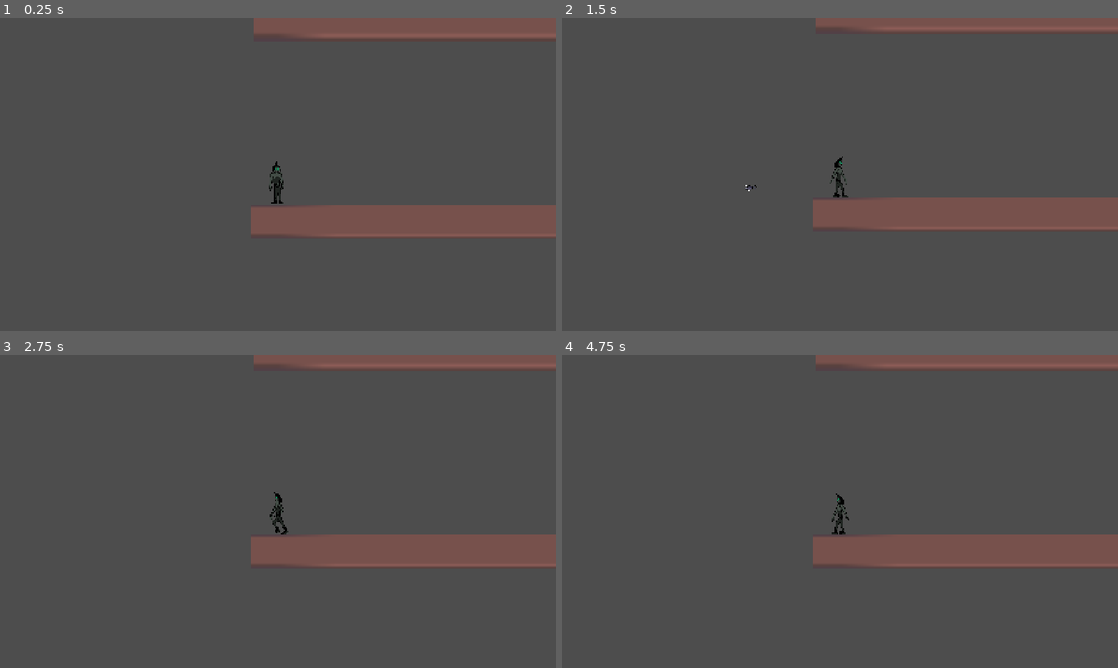
Above: before the commit, frames 1-4 (two rows, left to right).
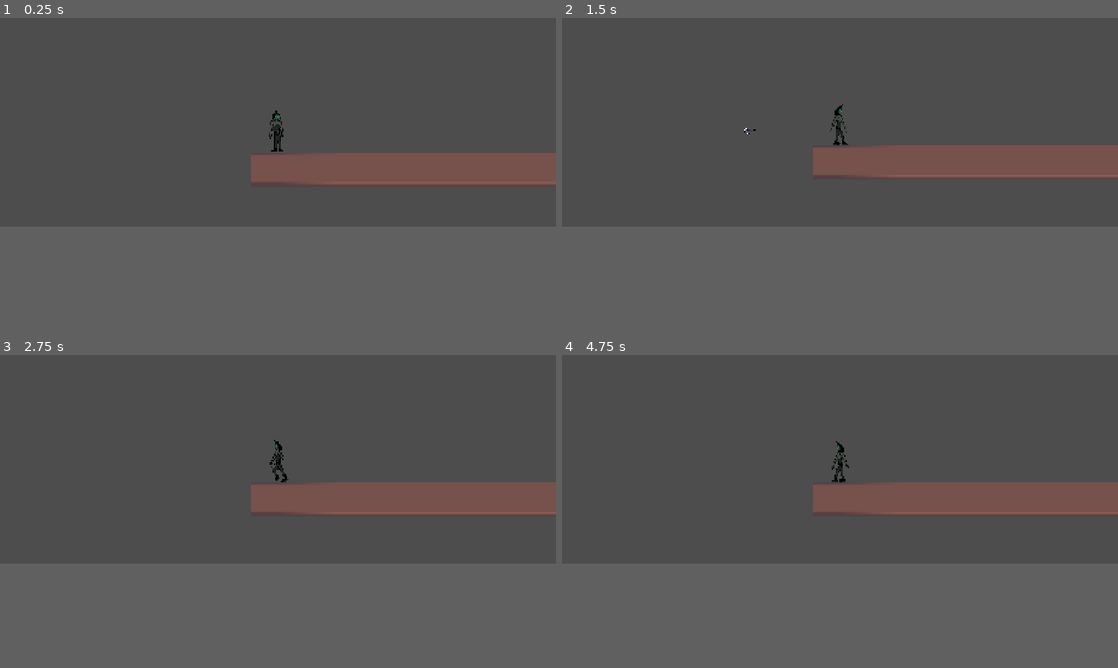
Above: after the commit, the same moments.

Repository: ParkHyun122/PlatformerGameJam2
Game: Godot game, scene res://test.tscn
Same seed, same stepped clock (60 frames per second), same inputs: the game is played once before the commit and once after it.
Inputs (mouse positions are in pixels of both pictures, inside the frame that each line leads up to):
- Up to frame 1 (0.25 s): no input
- Up to frame 2 (1.5 s): move the mouse to (962, 158) at 0.52 s; hold S (crouch) 0.53-1.28 s; hold D (right) from 0.53 s (still down); tap W (jump) at 0.77 s; tap Enter at 1.25 s; move the mouse to (728, 190) at 1.27 s; click (728, 190) at 1.35 s
- Up to frame 3 (2.75 s): tap W (jump) at 1.52 s; move the mouse to (333, 442) at 2.02 s; release D (right) at 2.03 s; hold A (left) from 2.03 s (still down); hold Space (wall_cling) from 2.03 s (still down)
- Up to frame 4 (4.75 s): move the mouse to (812, 574) at 2.77 s; release A (left) at 2.78 s; release Space (wall_cling) at 2.78 s; hold D (right) 2.78-4.28 s; tap S (crouch) at 2.85 s; tap W (jump) at 3.02, 3.77, 4.52 s; move the mouse to (1006, 558) at 3.52 s; click (1006, 558) at 3.6 s; tap Space (wall_cling) at 4.25, 4.35 s; move the mouse to (673, 464) at 4.27 s; hold A (left) from 4.28 s (still down)
In our replay, the window is 800x450 before the commit and 800x300 after it. These sizes can differ from the game's own. Grey fills any space a smaller window leaves; there, only what the larger window draws over its background counts as a difference.

The runs differ from the first frame. In frame 1, 15% of the frame differs, in the area x 45-100%, y 0-71%; in frame 2, 14%; in frame 3, 14%; in frame 4, 14%.
Error after the commit: Invalid call. Nonexistent function 'add_child' in base 'SceneTree'. (res://Scripts/Player/kunai.gd:25)

Commit message:
particles added

Diff:
--- /dev/null
+++ b/Scenes/Globals/particles.gd
@@ -0,0 +1,11 @@
+extends Node2D
+
+
+# Called when the node enters the scene tree for the first time.
+func _ready() -> void:
+	pass # Replace with function body.
+
+
+# Called every frame. 'delta' is the elapsed time since the previous frame.
+func _process(delta: float) -> void:
+	pass
--- /dev/null
+++ b/Scenes/Globals/particles.tscn
@@ -0,0 +1,72 @@
+[gd_scene format=3 uid="uid://f3tq1bt13gmw"]
+
+[ext_resource type="Texture2D" uid="uid://32igl6ypupl" path="res://Assets/spritesheets/player/smoke.png" id="1_3fhpi"]
+[ext_resource type="Script" uid="uid://bms0ufrh80x28" path="res://Scenes/Globals/particles.gd" id="1_bmndv"]
+[ext_resource type="Texture2D" uid="uid://4v6tndc0eykd" path="res://Assets/spritesheets/player/zip_flash.png" id="1_rc2pg"]
+
+[sub_resource type="Animation" id="Animation_kjsi8"]
+length = 0.001
+tracks/0/type = "value"
+tracks/0/imported = false
+tracks/0/enabled = true
+tracks/0/path = NodePath(".:frame")
+tracks/0/interp = 1
+tracks/0/loop_wrap = true
+tracks/0/keys = {
+"times": PackedFloat32Array(0),
+"transitions": PackedFloat32Array(1),
+"update": 1,
+"values": [0]
+}
+
+[sub_resource type="Animation" id="Animation_e0sk8"]
+resource_name = "idle"
+length = 0.5
+step = 0.025
+tracks/0/type = "value"
+tracks/0/imported = false
+tracks/0/enabled = true
+tracks/0/path = NodePath(".:frame")
+tracks/0/interp = 1
+tracks/0/loop_wrap = true
+tracks/0/keys = {
+"times": PackedFloat32Array(0, 0.05, 0.15, 0.3),
+"transitions": PackedFloat32Array(1, 1, 1, 1),
+"update": 1,
+"values": [0, 1, 2, 3]
+}
+
+[sub_resource type="AnimationLibrary" id="AnimationLibrary_o1g5i"]
+_data = {
+&"RESET": SubResource("Animation_kjsi8"),
+&"idle": SubResource("Animation_e0sk8")
+}
+
+[node name="Particles" type="Node2D" unique_id=1516214655]
+script = ExtResource("1_bmndv")
+
+[node name="kunai_wall" type="Node2D" parent="." unique_id=1276873069]
+
+[node name="AnimationPlayer" type="AnimationPlayer" parent="kunai_wall" unique_id=2130103978]
+root_node = NodePath("../Sprite2D")
+libraries/ = SubResource("AnimationLibrary_o1g5i")
+autoplay = &"idle"
+
+[node name="Sprite2D" type="Sprite2D" parent="kunai_wall" unique_id=988231470]
+texture_filter = 1
+texture = ExtResource("1_rc2pg")
+hframes = 2
+vframes = 2
+
+[node name="smoke" type="Node2D" parent="." unique_id=99365071]
+
+[node name="AnimationPlayer" type="AnimationPlayer" parent="smoke" unique_id=850691943]
+root_node = NodePath("../Sprite2D")
+libraries/ = SubResource("AnimationLibrary_o1g5i")
+autoplay = &"idle"
+
+[node name="Sprite2D" type="Sprite2D" parent="smoke" unique_id=1211123003]
+texture_filter = 1
+texture = ExtResource("1_3fhpi")
+hframes = 3
+vframes = 2
--- a/Scripts/Player/kunai.gd
+++ b/Scripts/Player/kunai.gd
@@ -18,4 +18,9 @@
 	move_and_slide()
 
 	if get_slide_collision_count() > 0:
-		queue_free()
+		kunai_remove()
+
+
+func kunai_remove():
+	get_tree().add_child()
+	queue_free()
--- a/project.godot
+++ b/project.godot
@@ -18,7 +18,7 @@
 [display]
 
 window/size/viewport_width=1440
-window/size/viewport_height=810
+window/size/viewport_height=540
 window/size/window_width_override=1920
 window/size/window_height_override=1080
 window/stretch/mode="canvas_items"
Binary file added: Assets/spritesheets/player/smoke.png
Not shown, added: Assets/spritesheets/player/smoke.png.import
Binary file added: Assets/spritesheets/player/zip_flash.png
Not shown, added: Assets/spritesheets/player/zip_flash.png.import
Not shown, added: Scenes/Globals/particles.gd.uid
